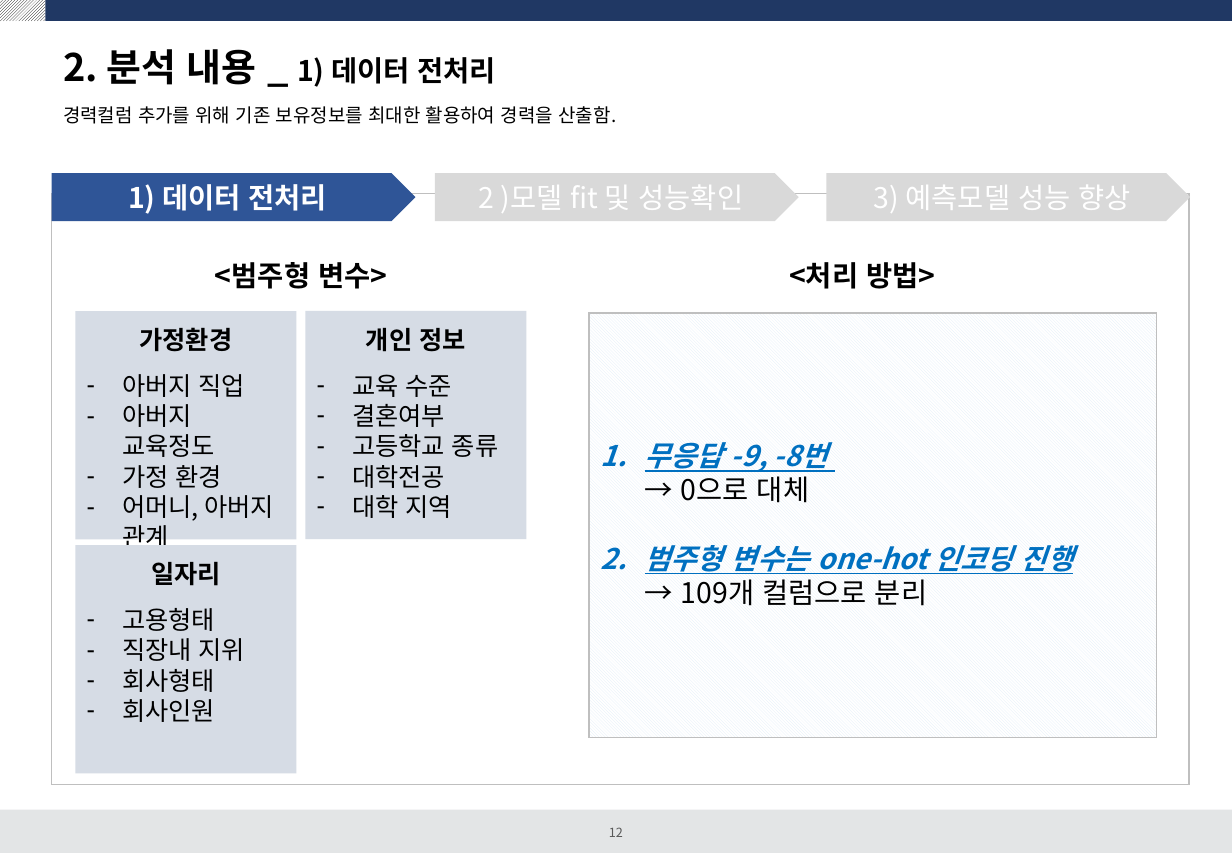
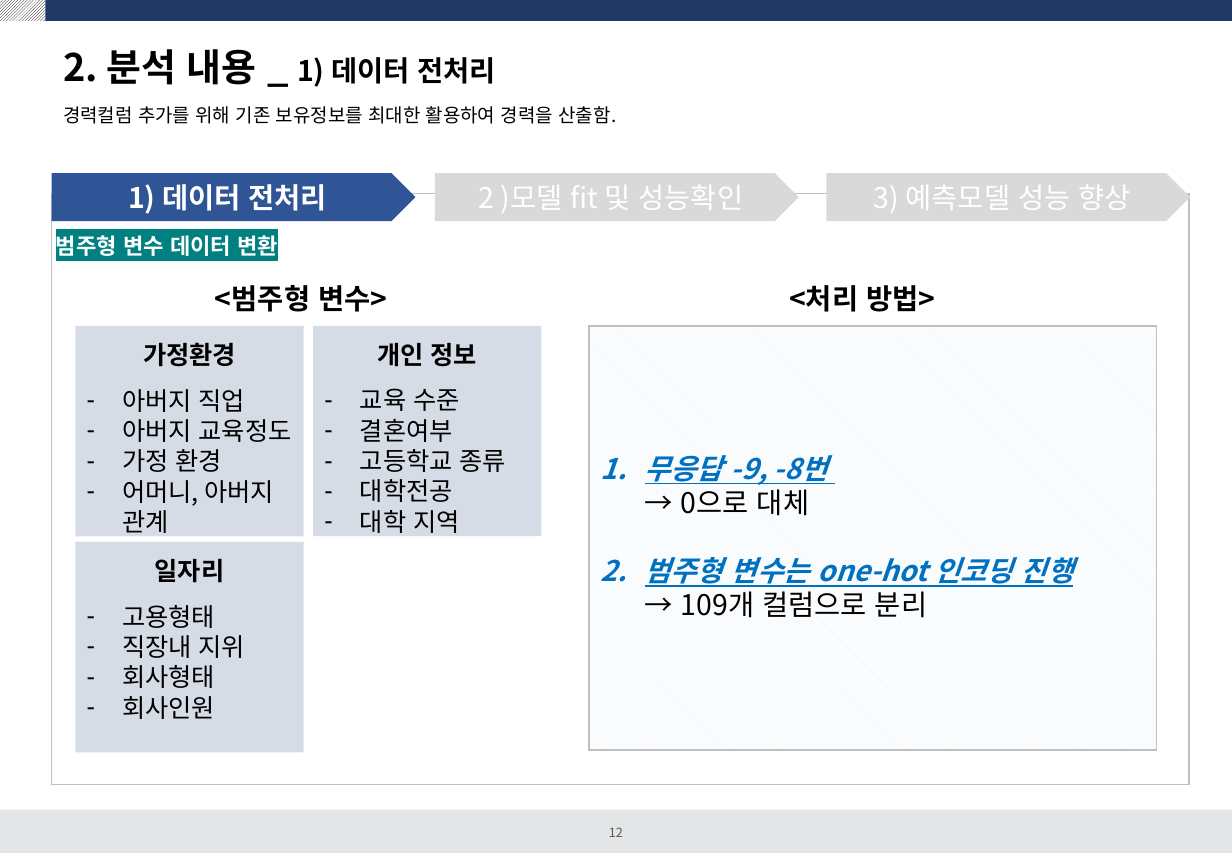
Before and after one commit to dss-14th/Regression_3_project, a slide deck: slide 12 of 여성임금 예측프로젝트.pptx. Drawn at 1232x853 pixels with LibreOffice and Linux fonts; fonts in the diff are those of the drawing. Boxes give left, top, right and bottom in pixels: in the first picture for what was removed or moved away, otherwise in the second. Text is boxed around its words. In the diff, an @@ line names an element or a change of style, - is before the commit and + after.

```diff
--- a/여성임금 예측프로젝트.pptx
+++ b/여성임금 예측프로젝트.pptx
@@ text added at (x1=56, y1=232, x2=279, y2=260), 14 pt, text #FFFFFF, bold @@
+범주형 변수 데이터 변환
@@ text "<범주형 변수>" moved from (x1=215, y1=262, x2=387, y2=289) to (x1=215, y1=285, x2=387, y2=312) @@
@@ text "<처리 방법>" moved from (x1=789, y1=262, x2=935, y2=289) to (x1=789, y1=285, x2=935, y2=312) @@
@@ rectangle "가정환경" resized from (x1=75, y1=312, x2=296, y2=540) to (x1=75, y1=326, x2=304, y2=537) @@
@@ rectangle "개인 정보" resized from (x1=306, y1=311, x2=527, y2=539) to (x1=313, y1=325, x2=541, y2=536) @@
@@ rectangle "무응답 -9, -8번 → 0으로 ..." moved from (x1=589, y1=313, x2=1157, y2=737) to (x1=589, y1=325, x2=1157, y2=750) @@
@@ rectangle "일자리" resized from (x1=75, y1=545, x2=296, y2=774) to (x1=75, y1=543, x2=304, y2=753) @@
```
Also in this commit, not shown: 4 other slides changed, 4 slides added, 1 slide removed, 4 other files.
